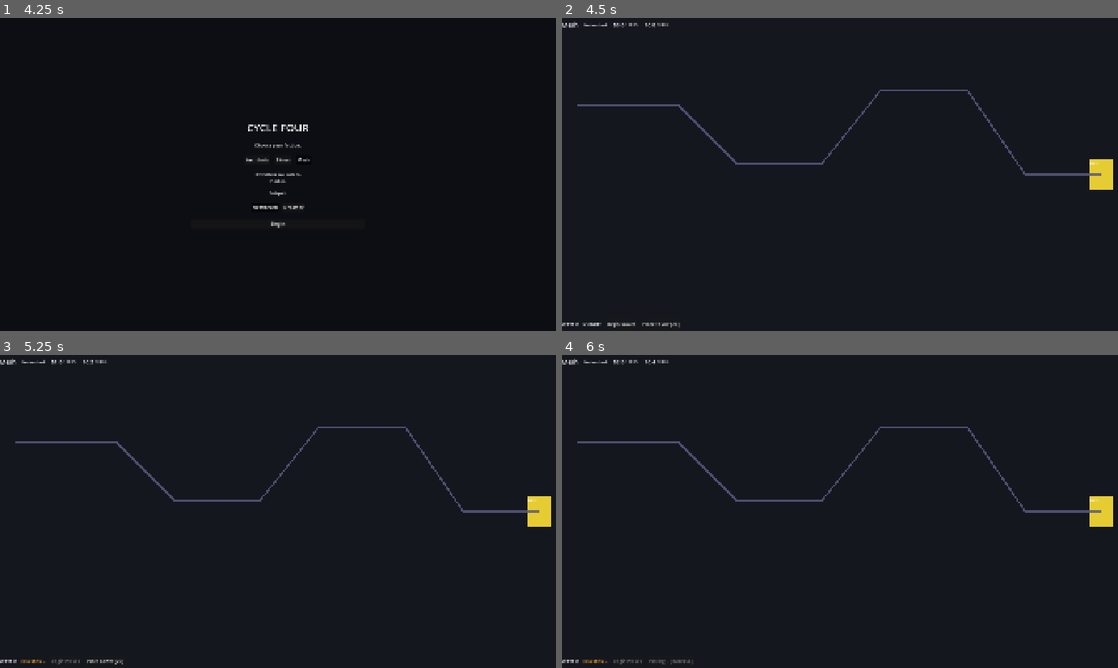
Above: before the commit, frames 1-4 (two rows, left to right).
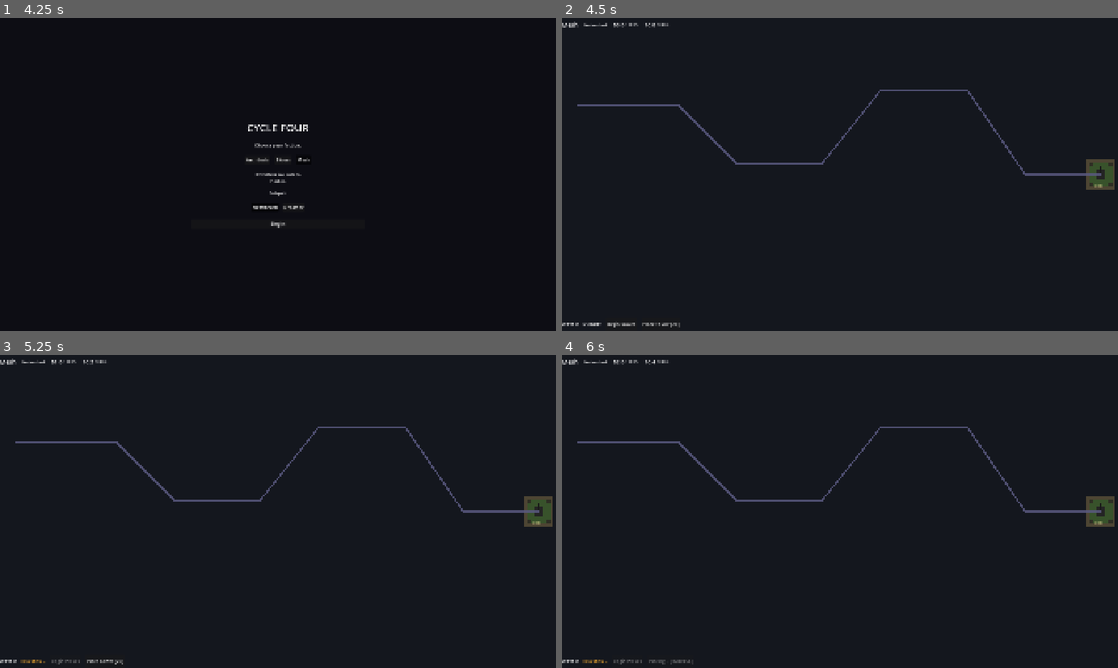
Above: after the commit, the same moments.

Repository: brandonwilcox-dot/Cycle-Four
Game: Godot game, scene res://scenes/main/Main.tscn
Same seed, same stepped clock (60 frames per second), same inputs: the game is played once before the commit and once after it.
Inputs:
- Up to frame 1 (4.25 s): click "Architects" at 0.5 s; click "Architects" at 1.25 s; click "Bloom" at 2 s; click "Mesh" at 2.75 s; click "Networked" at 3.5 s
- Up to frame 2 (4.5 s): click "Begin" at 4.25 s
- Up to frame 3 (5.25 s): click "Begin Waves" at 5 s
- Up to frame 4 (6 s): click "Place Tower [20]" at 5.75 s

Frame 1 is identical in both runs. In frame 2, 0.5% of the frame differs, in the area x 94-100%, y 45-55%; in frame 3, 0.5%; in frame 4, 0.5%.

Commit message:
Add militarised FOB base with always-on turret defense
Replace the plain yellow ColorRect with a proper Base node (Node2D +
Base.gd) that looks and acts like a Forward Operating Base:

Visual (all placeholder rects, no sprites yet):
  - Outer sandbag/concrete ring (100x100, tan-gray)
  - Military olive-drab fortified body (80x80)
  - Four corner reinforcement marks
  - Gun-metal turret base + barrel indicator
  - 'FOB' label in military stencil yellow

Turret:
  - Range 200px, 14 damage, 1.2 shots/sec
  - Same 'units' group scanning as placed towers
  - Always active, no cost, no placement required
  - Carries early waves solo; designed to need tower support by wave 5+

Base is centered at (1860, 540) -- the path terminus -- so range
detection naturally covers the final approach corridor.

Co-Authored-By: Claude Sonnet 4.6 <noreply@anthropic.com>

Diff:
--- a/scenes/main/WorldMap.tscn
+++ b/scenes/main/WorldMap.tscn
@@ -1,6 +1,7 @@
-[gd_scene load_steps=2 format=3]
+[gd_scene load_steps=3 format=3]
 
 [ext_resource type="Script" path="res://src/core/waves/WaveSpawner.gd" id="1"]
+[ext_resource type="Script" path="res://src/entities/Base.gd" id="2"]
 
 [node name="WorldMap" type="Node2D"]
 
@@ -13,18 +14,9 @@
 
 [node name="TowerLayer" type="Node2D" parent="."]
 
-[node name="Base" type="ColorRect" parent="."]
-offset_left = 1820.0
-offset_top = 490.0
-offset_right = 1900.0
-offset_bottom = 590.0
-color = Color(0.9, 0.8, 0.2, 1.0)
-
-[node name="BaseLabel" type="Label" parent="Base"]
-offset_left = 4.0
-offset_top = 4.0
-text = "BASE"
-theme_override_font_sizes/font_size = 12
+[node name="Base" type="Node2D" parent="."]
+position = Vector2(1860, 540)
+script = ExtResource("2")
 
 [node name="WaveSpawner" type="Node" parent="."]
 script = ExtResource("1")
--- /dev/null
+++ b/src/entities/Base.gd
@@ -0,0 +1,85 @@
+## Base.gd
+## The player's Forward Operating Base. Militarised starting position --
+## an always-on turret provides early-wave defense. Cannot be moved or sold.
+## Damage tracking and upgrade paths deferred until HP / upgrade systems land.
+## Design ref: core/17_units-maps-buildings.md (FOB concept)
+extends Node2D
+
+## Turret stats -- strong enough to handle early waves solo, not trivial past wave 5.
+const RANGE: float        = 200.0  ## pixels
+const DAMAGE: float       = 14.0   ## per shot
+const ATTACK_SPEED: float = 1.2    ## shots per second
+
+var _attack_timer: float = 0.0
+
+func _ready() -> void:
+	add_to_group("base")
+	_build_visual()
+
+func _process(delta: float) -> void:
+	_attack_timer += delta
+	if _attack_timer >= 1.0 / ATTACK_SPEED:
+		_attack_timer = 0.0
+		_try_attack()
+
+## -- Combat --
+
+func _try_attack() -> void:
+	var nearest: Node    = null
+	var nearest_dist: float = RANGE
+	for unit in get_tree().get_nodes_in_group("units"):
+		if not is_instance_valid(unit):
+			continue
+		var dist: float = global_position.distance_to(unit.global_position)
+		if dist < nearest_dist:
+			nearest_dist = dist
+			nearest      = unit
+	if nearest != null and nearest.has_method("take_damage"):
+		nearest.take_damage(DAMAGE)
+
+## -- Visual --
+
+func _build_visual() -> void:
+	## Sandbag / concrete outer ring
+	var ring := ColorRect.new()
+	ring.size     = Vector2(100.0, 100.0)
+	ring.position = Vector2(-50.0, -50.0)
+	ring.color    = Color(0.30, 0.27, 0.20, 1.0)
+	add_child(ring)
+
+	## Main fortified body -- military olive drab
+	var body := ColorRect.new()
+	body.size     = Vector2(80.0, 80.0)
+	body.position = Vector2(-40.0, -40.0)
+	body.color    = Color(0.22, 0.32, 0.17, 1.0)
+	add_child(body)
+
+	## Corner reinforcement marks (four small squares)
+	for corner in [Vector2(-40,-40), Vector2(28,-40), Vector2(-40,28), Vector2(28,28)]:
+		var c := ColorRect.new()
+		c.size     = Vector2(12.0, 12.0)
+		c.position = corner
+		c.color    = Color(0.18, 0.18, 0.14, 1.0)
+		add_child(c)
+
+	## Turret base -- gun metal
+	var turret_base := ColorRect.new()
+	turret_base.size     = Vector2(32.0, 32.0)
+	turret_base.position = Vector2(-16.0, -16.0)
+	turret_base.color    = Color(0.14, 0.14, 0.14, 1.0)
+	add_child(turret_base)
+
+	## Turret barrel indicator
+	var barrel := ColorRect.new()
+	barrel.size     = Vector2(8.0, 22.0)
+	barrel.position = Vector2(-4.0, -30.0)
+	barrel.color    = Color(0.10, 0.10, 0.10, 1.0)
+	add_child(barrel)
+
+	## FOB label
+	var label := Label.new()
+	label.text     = "FOB"
+	label.position = Vector2(-18.0, 34.0)
+	label.add_theme_font_size_override("font_size", 11)
+	label.add_theme_color_override("font_color", Color(0.85, 0.82, 0.55, 1.0))
+	add_child(label)
